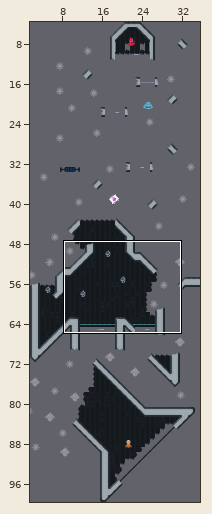
One commit to this Tiled map (JSON): core/assets/levels/level_2/level_3.tmj. Above, an overview of the earlier version with the close-up marked.
Close-up. First the earlier version:
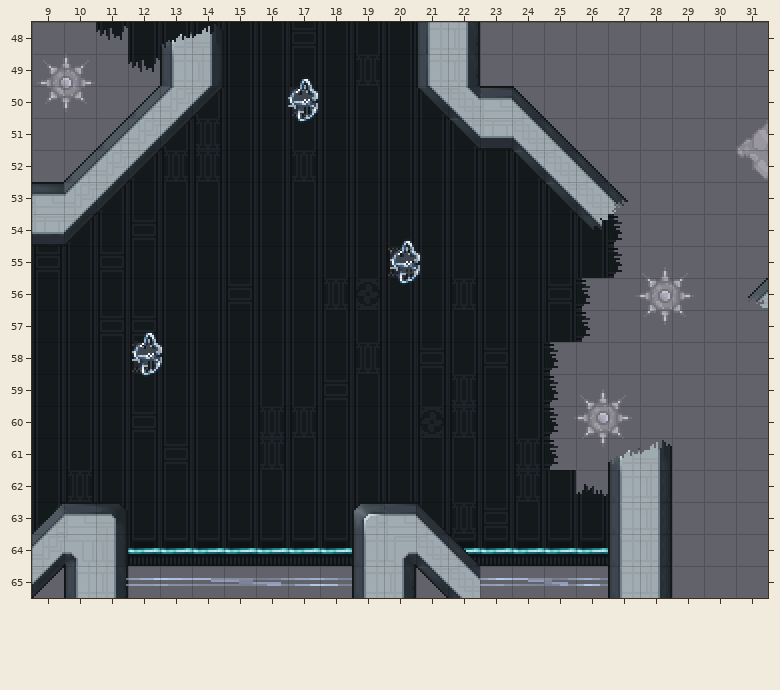
Cells are 16x16 px. Shown: x 9..31, y 48..65. The commit also changed other parts of the map, which this record leaves out.
And afterwards:
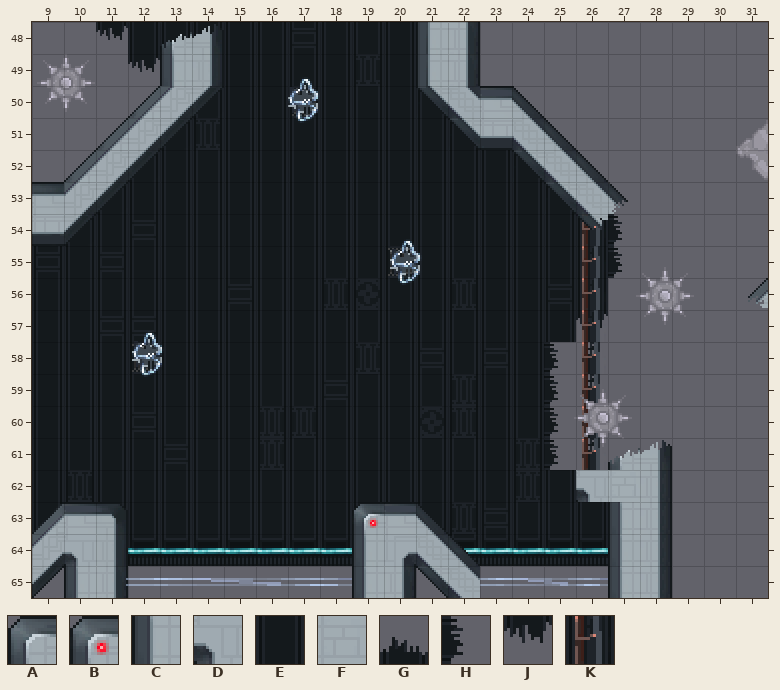
Key: from "space-tiles": A 1 "GameObject", B 5, C 17, D 30, E 82 "Background", F 86, G 135 "Background", H 152 "Background", J 167 "Background", K 184 "Background".
_ is an empty cell, . an unchanged one.
Tiles of an added or newly shown layer are drawn over the layers below it.
See-through tiles are keyed as they look on the map.
Edits made:
--- layer "backback" (added)
@@ x 26..26 @@
-54 _
-55 _
-56 _
-57 _
+54 E
+55 E
+56 E
+57 J
--- layer "ForegroundBack"
@@ x 26..26 @@
-54 E
-55 E
-56 H
-57 H
-58 _
-59 _
-60 _
-61 _
-62 G
+54 K
+55 K
+56 K
+57 K
+58 K
+59 K
+60 K
+61 K
+62 D
--- layer "Foreground"
@@ x 19..27 @@
-62 ........C
-63 A........
+62 ........F
+63 B........
